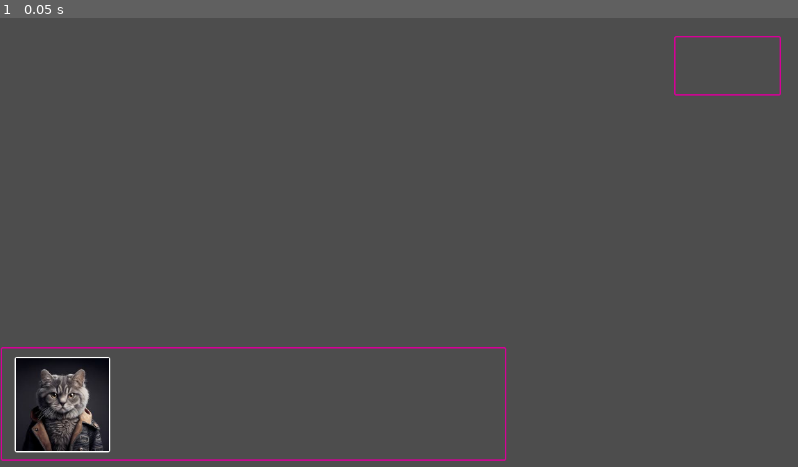
Above: before the commit, frame 1.
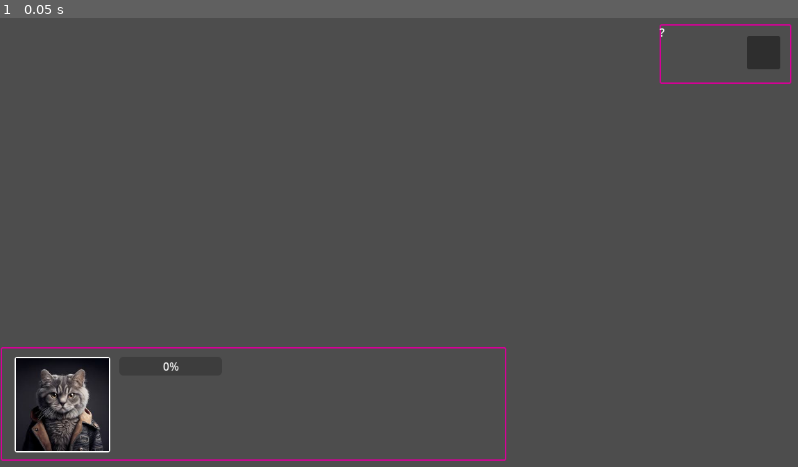
Above: after the commit, the same moment.

Repository: u1988492/PracGrupalGodot
Game: Godot game, scene res://ESCENAS/UI/main.tscn
Two runs of this game, one before a commit and one after it. Both use one fixed random seed, a clock stepped at 60 frames per second and the inputs below. This scene is started directly instead of the project's main scene.
Inputs:
- Up to frame 1 (0.05 s): no input

The runs differ from the first frame. In frame 1, 0.7% of the frame differs, in the area x 20-100%, y 1-79%.

Commit message:
detección de cambios en la salud del juegdor

Diff:
--- /dev/null
+++ b/ESCENAS/JUEGO/Player.tscn
@@ -0,0 +1,6 @@
+[gd_scene load_steps=2 format=3 uid="uid://cacax7qc55ubm"]
+
+[ext_resource type="Script" path="res://SCRIPTS/JUEGO/player.gd" id="1_dp5ca"]
+
+[node name="Player" type="CharacterBody2D"]
+script = ExtResource("1_dp5ca")
--- a/ESCENAS/UI/main.tscn
+++ b/ESCENAS/UI/main.tscn
@@ -1,6 +1,8 @@
-[gd_scene load_steps=4 format=3 uid="uid://br2ysbtdih81i"]
+[gd_scene load_steps=6 format=3 uid="uid://br2ysbtdih81i"]
 
 [ext_resource type="Texture2D" uid="uid://ofxpomcmamqi" path="res://ESCENAS/UI/gato.jpeg" id="1_v55r2"]
+[ext_resource type="Script" path="res://SCRIPTS/UI/health.gd" id="2_7jaf6"]
+[ext_resource type="Texture2D" path="res://ASSETS/ITEMS/pixel-art-key/key-white.png" id="2_fbo2o"]
 
 [sub_resource type="StyleBoxFlat" id="StyleBoxFlat_cneqe"]
 bg_color = Color(0.6, 0.6, 0.6, 0)
@@ -65,25 +67,49 @@
 texture = ExtResource("1_v55r2")
 expand_mode = 1
 
+[node name="ProgressBar" type="ProgressBar" parent="avatar"]
+layout_mode = 1
+anchors_preset = 12
+anchor_top = 1.0
+anchor_right = 1.0
+anchor_bottom = 1.0
+offset_left = 171.0
+offset_top = -150.0
+offset_right = -410.0
+offset_bottom = -123.0
+grow_horizontal = 2
+grow_vertical = 0
+script = ExtResource("2_7jaf6")
+
 [node name="llaves" type="Panel" parent="."]
 layout_mode = 0
-offset_left = 972.0
-offset_top = 26.0
-offset_right = 1126.0
-offset_bottom = 112.0
+offset_left = 951.0
+offset_top = 9.0
+offset_right = 1141.0
+offset_bottom = 95.0
 theme_override_styles/panel = SubResource("StyleBoxFlat_cneqe")
-
-[node name="llaveicon" type="TextureRect" parent="llaves"]
-layout_mode = 0
-offset_right = 40.0
-offset_bottom = 40.0
-
-[node name="llaves" type="Label" parent="llaves"]
-layout_mode = 0
-offset_right = 40.0
-offset_bottom = 23.0
 
 [node name="n_llaves" type="Label" parent="llaves"]
 layout_mode = 0
 offset_right = 40.0
 offset_bottom = 23.0
+text = "?
+"
+
+[node name="Panel" type="Panel" parent="llaves"]
+layout_mode = 1
+anchors_preset = 4
+anchor_top = 0.5
+anchor_bottom = 0.5
+offset_left = 126.0
+offset_top = -26.0
+offset_right = 174.0
+offset_bottom = 22.0
+grow_vertical = 2
+
+[node name="Sprite2D" type="Sprite2D" parent="llaves/Panel"]
+position = Vector2(23, 24)
+scale = Vector2(1.53846, 1.53846)
+texture = ExtResource("2_fbo2o")
+region_enabled = true
+region_rect = Rect2(10, 4, 13, 28)
--- /dev/null
+++ b/SCRIPTS/JUEGO/player.gd
@@ -0,0 +1,20 @@
+extends CharacterBody2D
+
+class_name Player
+
+#ajustar valor de la salud que da una poción
+@export var potionhealth = 1
+@export var maxHealth = 30
+@onready var currentHealth: int = maxHealth
+
+signal healthChanged #emitir señal cuando cambia salud a barra de progreso
+
+#actualizar salud al tomar pocióm
+func increaseHealth():
+	if currentHealth>=maxHealth: return
+	currentHealth += potionhealth
+	healthChanged.emit()
+
+
+func hurtbyenemy():
+	healthChanged.emit()
--- /dev/null
+++ b/SCRIPTS/UI/health.gd
@@ -0,0 +1,9 @@
+extends ProgressBar
+
+@export var player: Player
+
+func _ready():
+	pass
+
+func update():
+	value = player.currentHealth * 100 / player.maxHealth #porcentaje de la max salud
